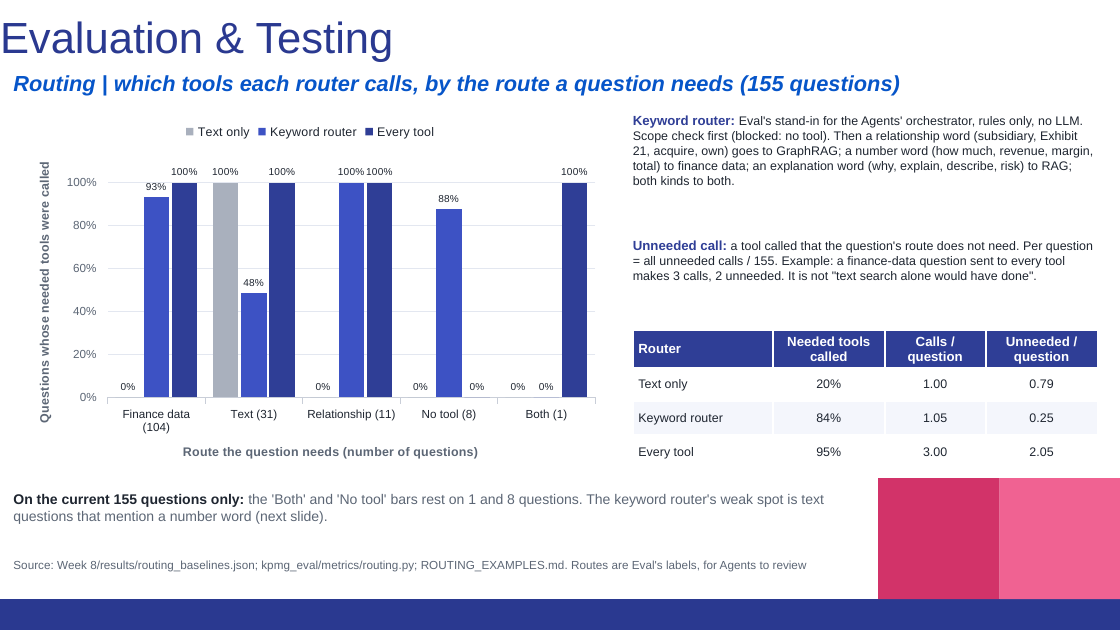
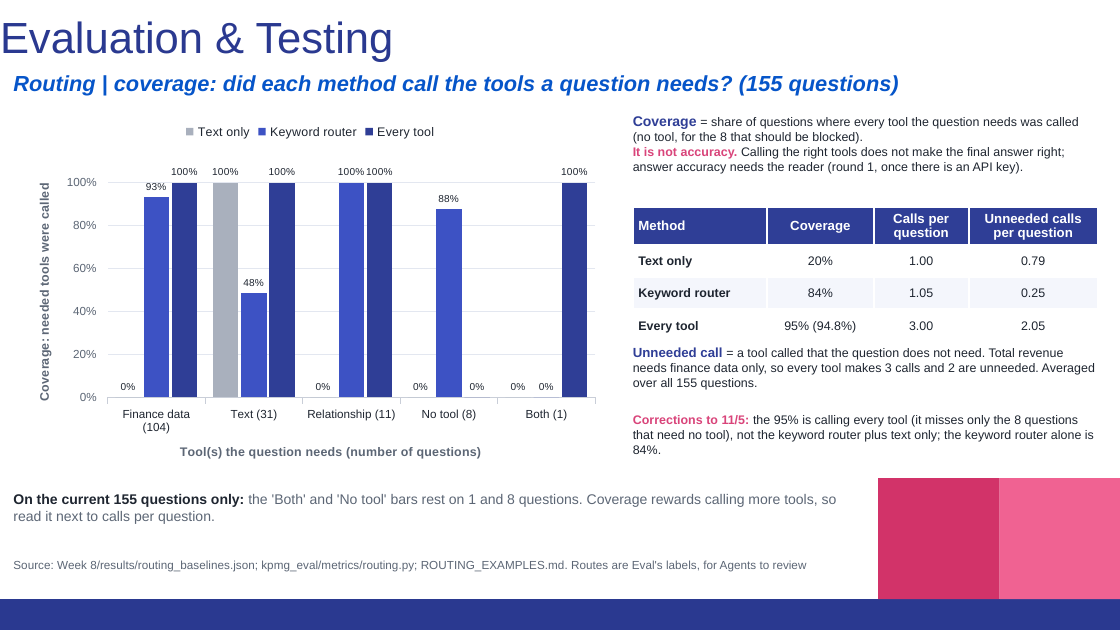
Before and after one commit to thomassong0604-oss/kpmg-eval, a slide deck: slide 5 of Week 8/deck/KPMG_Eval_Week8_11-12.pptx. Drawn at 1120x630 pixels with LibreOffice and Linux fonts; fonts in the diff are those of the drawing. Boxes give left, top, right and bottom in pixels: in the first picture for what was removed or moved away, otherwise in the second. Text is boxed around its words. In the diff, an @@ line names an element or a change of style, - is before the commit and + after.

```diff
--- a/Week 8/deck/KPMG_Eval_Week8_11-12.pptx
+++ b/Week 8/deck/KPMG_Eval_Week8_11-12.pptx
@@ text at (x1=13, y1=75, x2=899, y2=95): text changed @@
-Routing | which tools each router calls, by the route a question needs (155 questions)
+Routing | coverage: did each method call the tools a question needs? (155 questions)
@@ column chart at (x1=13, y1=112, x2=607, y2=482) @@
@@ category axis title "Route the question needs (number of questions)" to "Tool(s) the question needs (number of questions)" @@
@@ value axis title "Questions whose needed tools were called" to "Coverage: needed tools were called" @@
@@ text removed at (x1=633, y1=115, x2=1094, y2=185) @@
-Keyword router: Eval's stand-in for the Agents' orchestrator, rules only, no LLM. Scope check first (blocked: no tool). Then a relationship word (subsidiary, Exhibit 21, acquire, own) goes to GraphRAG; a number word (how much, revenue, margin, total) to finance data; an explanation word (why, explain, describe, risk) to RAG; both kinds to both.
@@ text added at (x1=633, y1=116, x2=1079, y2=174), 8 pt, text #1E2530 @@
+Coverage = share of questions where every tool the question needs was called (no tool, for the 8 that should be blocked).
+It is not accuracy. Calling the right tools does not make the final answer right; answer accuracy needs the reader (round 1, once there is an API key).
@@ table at (x1=633, y1=207, x2=1098, y2=337) @@
-row 1: Router | Needed tools called | Calls / question | Unneeded / question
+row 1: Method | Coverage | Calls per question | Unneeded calls per question
-row 4, column 2: 95%
+row 4, column 2: 95% (94.8%)
@@ bold on in "Text only", "Keyword router", "Every tool" @@
@@ table resized from (x1=633, y1=330, x2=1098, y2=465) to (x1=633, y1=207, x2=1098, y2=337) @@
@@ text at (x1=633, y1=347, x2=1095, y2=390): text changed @@
-Unneeded call: a tool called that the question's route does not need. Per question = all unneeded calls / 155. Example: a finance-data question sent to every tool makes 3 calls, 2 unneeded. It is not "text search alone would have done".
+Unneeded call = a tool called that the question does not need. Total revenue needs finance data only, so every tool makes 3 calls and 2 are unneeded. Averaged over all 155 questions.
@@ text added at (x1=633, y1=415, x2=1094, y2=454), 8 pt, text #1E2530 @@
+Corrections to 11/5: the 95% is calling every tool (it misses only the 8 questions that need no tool), not the keyword router plus text only; the keyword router alone is 84%.
@@ text at (x1=13, y1=494, x2=837, y2=524): text changed @@
-On the current 155 questions only: the 'Both' and 'No tool' bars rest on 1 and 8 questions. The keyword router's weak spot is text questions that mention a number word (next slide).
+On the current 155 questions only: the 'Both' and 'No tool' bars rest on 1 and 8 questions. Coverage rewards calling more tools, so read it next to calls per question.
```
Also in this commit, not shown: 2 other slides changed, 40 other files.
